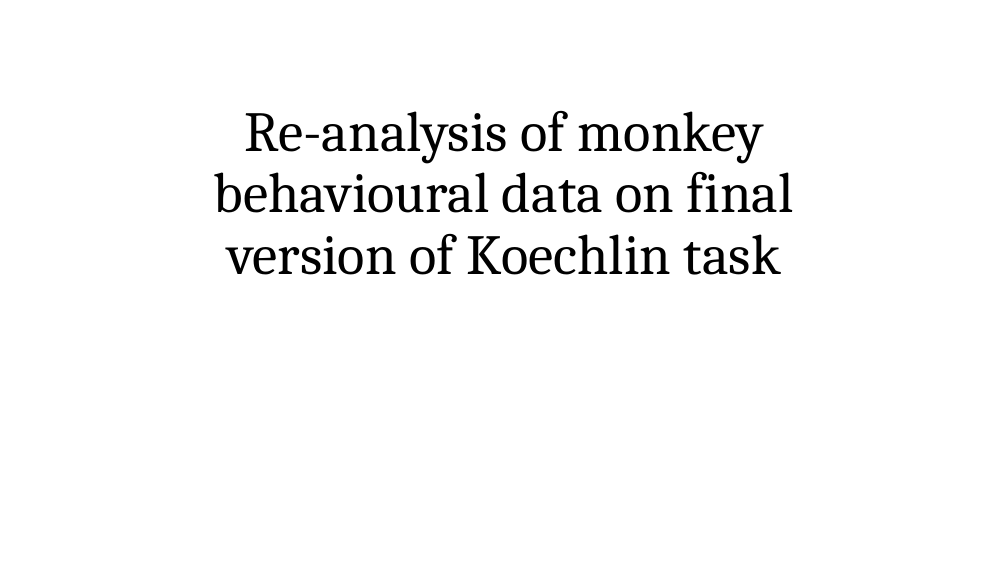
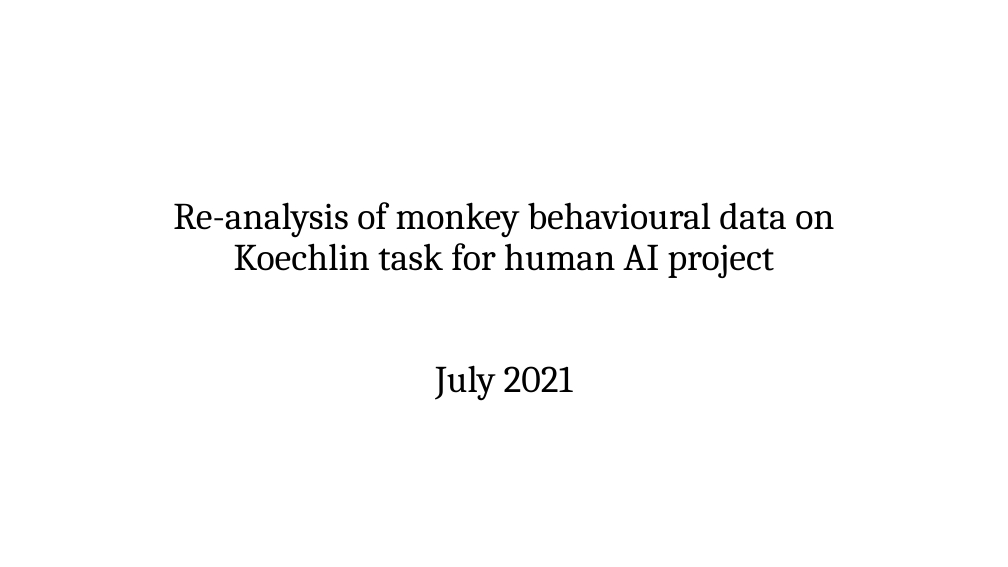
Before and after one commit to crewilson/Domenech_Analysis, a slide deck: slide 1 of Summary of reanalyses for PD.pptx. Drawn at 1008x567 pixels with LibreOffice and Linux fonts; fonts in the diff are those of the drawing. Boxes give left, top, right and bottom in pixels: in the first picture for what was removed or moved away, otherwise in the second. Text is boxed around its words. In the diff, an @@ line names an element or a change of style, - is before the commit and + after.

```diff
--- a/Summary of reanalyses for PD.pptx
+++ b/Summary of reanalyses for PD.pptx
@@ title at (173, 202, 834, 401): text changed; size 54 to 36 pt @@
-Re-analysis of monkey behavioural data on final version of Koechlin task
+Re-analysis of monkey behavioural data on Koechlin task for human AI project
+July 2021
```
Also in this commit, not shown: 1 other slide changed, 1 other file.
